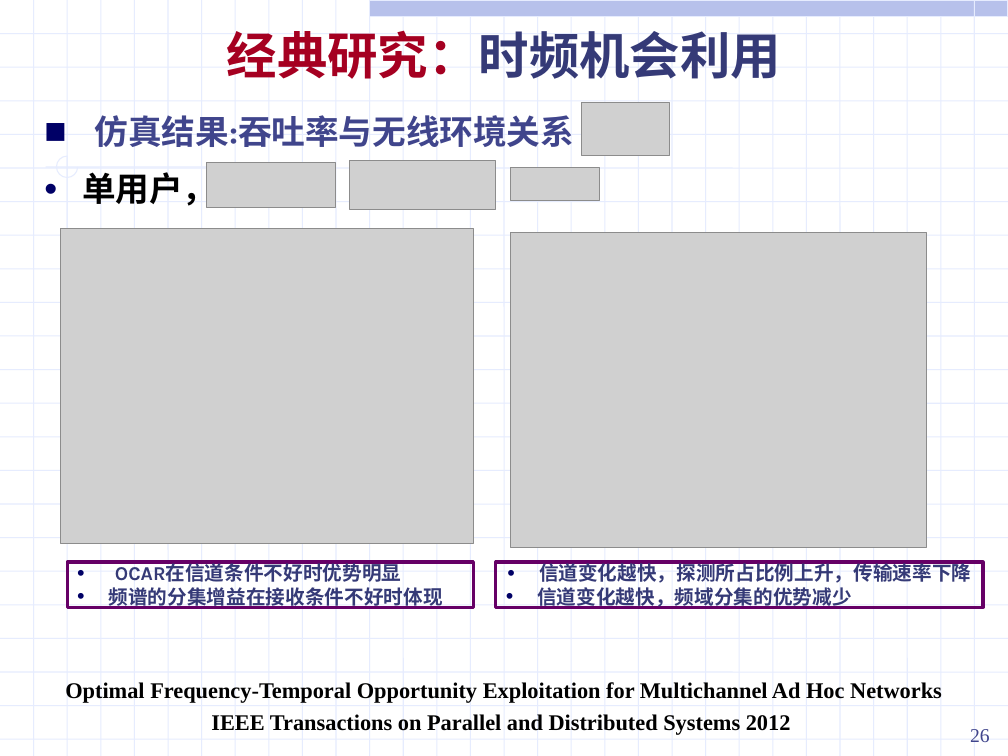
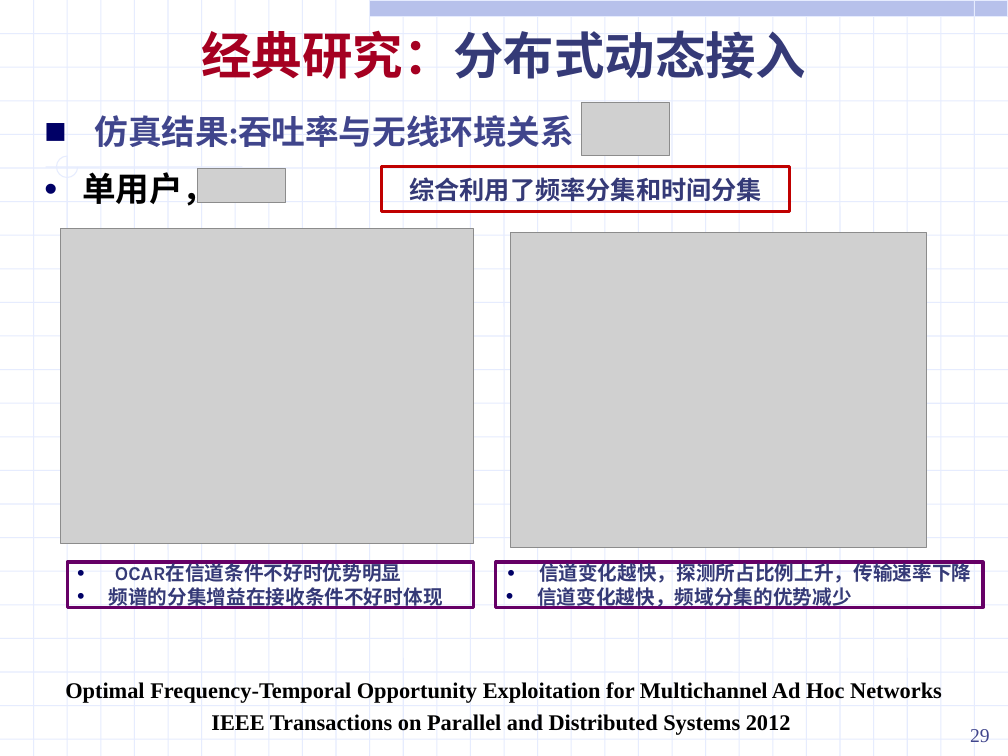
Before and after one commit to ssheroes/hello-world, a slide deck: slide 29 of 战术网频谱资源分配调研.pptx (slide 26 before the commit). Drawn at 1008x756 pixels with LibreOffice and Linux fonts; fonts in the diff are those of the drawing; grey boxes stand for pictures. Boxes give left, top, right and bottom in pixels: in the first picture for what was removed or moved away, otherwise in the second. Text is boxed around its words. In the diff, an @@ line names an element or a change of style, - is before the commit and + after.

```diff
--- a/战术网频谱资源分配调研.pptx
+++ b/战术网频谱资源分配调研.pptx
@@ text at <box>202,30,807,79</box>: text changed; font Karla to Noto Sans CJK SC @@
-经典研究：时频机会利用
+经典研究：分布式动态接入
@@ text at <box>82,168,216,206</box>: text changed @@
-• 单用户， ， ，
+• 单用户，
@@ picture added at <box>198,168,286,202</box> @@
@@ picture removed at <box>207,163,336,208</box> @@
@@ picture removed at <box>350,161,496,210</box> @@
@@ rectangle added at <box>381,166,789,212</box>, outline #C00000 2.25 pt, 18 pt, text #353A77, bold @@
+综合利用了频率分集和时间分集
@@ picture removed at <box>510,167,599,201</box> @@
@@ page number at <box>970,729,990,742</box>: text changed @@
-26
+29
```
Also in this commit, not shown: 35 other slides changed, 4 slides added, 1 slide removed, 5 other files.
